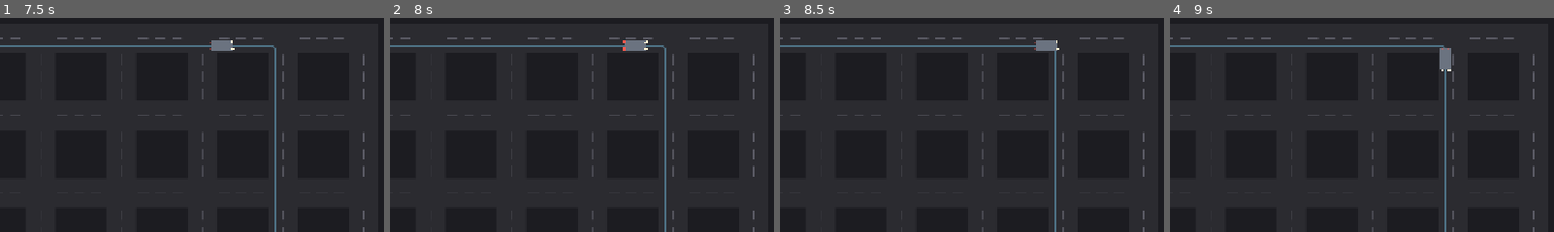
Above: before the commit, frames 1-4 (left to right).
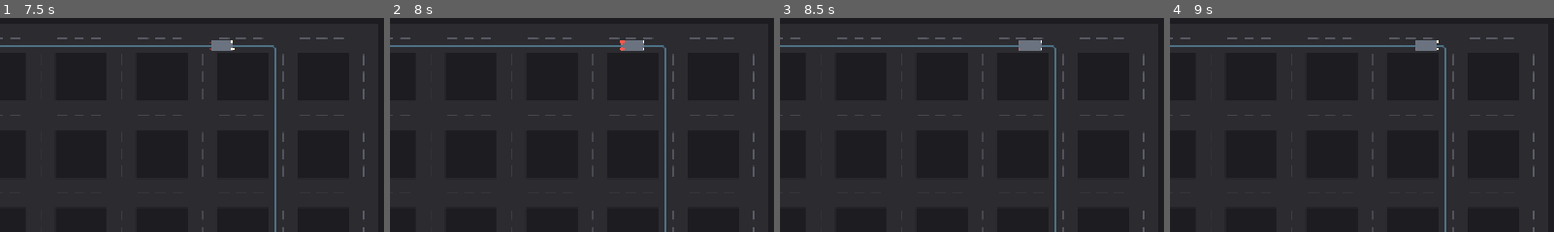
Above: after the commit, the same moments.

Repository: kristofsw/city-traffic-sim
Game: Godot game, scene res://scenes/main.tscn
Two runs of this game, one before a commit and one after it. Both use one fixed random seed, a clock stepped at 60 frames per second and the inputs below.
Inputs (mouse positions are % of the whole screen's width and height, from its top left):
- Up to frame 1 (7.5 s): tap Enter at 0.5, 2, 3.5 s; move the mouse to (72, 45) at 0.52 s; hold Shift 0.53-1.25 s; click (72, 45) at 0.67 s; tap Space at 1.25, 2.75, 4.25 s; drag from (30, 55) to (45, 70) at 1.27 s; move the mouse to (60, 28) at 2.02 s; tap Ctrl at 2.1, 6.6 s; click (60, 28) at 2.17 s; drag from (45, 70) to (20, 35) at 2.77 s; move the mouse to (80, 65) at 3.52 s; tap Alt at 3.6 s; click (80, 65) at 3.67 s; drag from (20, 35) to (35, 25) at 4.27 s; move the mouse to (55, 50) at 5.02 s; hold Shift 5.03-5.75 s; click (55, 50) at 5.17 s; drag from (35, 25) to (30, 55) at 5.77 s; move the mouse to (72, 45) at 6.52 s; click (72, 45) at 6.67 s; drag from (30, 55) to (45, 70) at 7.27 s
- Up to frame 2 (8 s): no input
- Up to frame 3 (8.5 s): move the mouse to (60, 28) at 8.02 s; tap Alt at 8.1 s; click (60, 28) at 8.17 s
- Up to frame 4 (9 s): drag from (45, 70) to (20, 35) at 8.77 s
The pictures show only the part of the screen within x 50-100%, y 0-50%; the shares and areas given below are measured in that part.

Frame 1 is identical in both runs. In frame 2, less than 0.1% of the frame differs, in the area x 59-68%, y 10-16%; in frame 3, 0.4%; in frame 4, 0.6%, in the area x 63-74%, y 10-25%.

Commit message:
fix: windowed turn look-ahead for single sustained corner slowdown
The two-point min(T(s), T(s+L)) missed an apex lying between the samples
and produced a W-shaped target: brake -> release -> brake, visible as a
double taillight flash. It also never enforced the configured corner
floor -- when the apex sat between the two samples both endpoints were
above the apex value, so the car sailed through fast.

Replace the two-point min with _turn_factor_windowed(s): the minimum of T
over the whole window [s, s+turn_look_ahead], i.e. the two endpoint
samples plus the apex factor for any bezier midpoint strictly inside the
interval. For the piecewise-linear triangle this is the true minimum,
yielding a trapezoidal target profile:

  - monotonic brake-in (single deceleration, single taillight flash)
  - flat floor at the apex factor while the apex is in the window
    (~60px / ~0.6s at the 20 px/s corner speed)
  - monotonic accel-out (gentle accel_rate spools back up lazily)

Bump turn_look_ahead 45 -> 60 px so braking starts a touch earlier and
the corner-speed floor is held a bit longer -- the slowdown now reads
clearly from further out.

Tests: +3 (windowed factor enforces apex floor when apex in window;
monotonic non-increasing brake-in regression guard; monotonic
non-decreasing accel-out). 48/48 green.

Diff:
--- a/project.godot
+++ b/project.godot
@@ -22,12 +22,12 @@
 window/size/viewport_height=720
 window/stretch/mode="canvas_items"
 
+[editor_plugins]
+
+enabled=PackedStringArray("res://addons/gut/plugin.cfg")
+
 [rendering]
 
 renderer/rendering_method="gl_compatibility"
 renderer/rendering_method.mobile="gl_compatibility"
 environment/defaults/default_clear_color=Color(0.11, 0.11, 0.13, 1)
-
-[editor_plugins]
-
-enabled=PackedStringArray("res://addons/gut/plugin.cfg")
--- a/scenes/vehicle.tscn
+++ b/scenes/vehicle.tscn
@@ -10,7 +10,7 @@
 decel_distance = 120.0
 turn_slowdown_factor = 0.5
 min_turn_speed_ratio = 0.25
-turn_look_ahead = 45.0
+turn_look_ahead = 60.0
 snap_distance = 5.0
 snap_speed_threshold = 15.0
 lane_offset = 12.0
--- a/scripts/vehicle_controller.gd
+++ b/scripts/vehicle_controller.gd
@@ -8,8 +8,9 @@
 ## Speed is not constant: the car accelerates from standstill at the start
 ## of each trip (S-curve ramp), decelerates to a stop at the destination,
 ## and slows proportionally to turn sharpness (apex-based: slowest in the
-## middle of each arc). Actual speed is rate-limited toward the target so
-## changes are always smooth. Taillights brighten when braking.
+## middle of each arc, with a windowed look-ahead so it brakes BEFORE the
+## turn and sustains the corner speed). Actual speed is rate-limited toward
+## the target so changes are always smooth. Taillights brighten when braking.
 
 signal arrived
 
@@ -23,7 +24,7 @@
 @export var decel_distance: float = 120.0  # px before destination to start braking
 @export var turn_slowdown_factor: float = 0.5  # speed reduction per radian of turn
 @export var min_turn_speed_ratio: float = 0.25  # never slower than this fraction in a turn
-@export var turn_look_ahead: float = 45.0  # px; look ahead for upcoming turns
+@export var turn_look_ahead: float = 60.0  # px; look ahead for upcoming turns
 @export var snap_distance: float = 5.0  # px; snap to arrival when this close
 @export var snap_speed_threshold: float = 15.0  # px/s; below this, snap to arrival
 @export var lane_offset: float = 12.0  # half-lane, right-hand drive
@@ -135,9 +136,14 @@
 ## - Apex-based turn slowdown with LOOK-AHEAD: we sample the turn factor at
 ##   the current position AND at `turn_look_ahead` px ahead, then keep the
 ##   lower of the two. This makes the car slow BEFORE entering a turn
-##   (anticipative braking) instead of only reacting once inside the arc.
-##   Recovery after the turn is governed by the gentle accel_rate, so the
-##   car spools back up lazily rather than snapping to cruise.
+## - Apex-based turn slowdown with a WINDOWED look-ahead: we take the
+##   minimum turn factor over the whole window [s, s + turn_look_ahead].
+##   This makes the car slow BEFORE entering a turn (anticipative braking)
+##   and sustain the corner speed while the apex is in the window, then
+##   spool back up lazily via the gentle accel_rate. A two-point min would
+##   miss an apex between the samples and produce a W-shaped target
+##   (brake -> release -> brake, i.e. a double taillight flash); the
+##   windowed min yields a trapezoid -- single sustained slowdown.
 ## The START acceleration is handled by accel_rate itself (the car ramps up
 ## from 0 naturally), so no start_factor is needed -- this avoids a
 ## chicken-and-egg trap where target=0 at s=0 prevents the car from ever
@@ -149,8 +155,10 @@
 	var end_factor: float = 1.0
 	if _eff_decel > 0.001:
 		end_factor = _smoothstep((total_length - s_pos) / _eff_decel)
-	# Turn slowdown with look-ahead: take the lower of "now" and "ahead".
-	var turn_factor: float = min(_turn_factor_at(s_pos), _turn_factor_at(s_pos + turn_look_ahead))
+	# Turn slowdown with a WINDOWED look-ahead: minimum of T over
+	# [s_pos, s_pos + turn_look_ahead]. A trapezoidal target profile
+	# (monotonic brake-in, flat floor, monotonic accel-out) -- no W-shape.
+	var turn_factor: float = _turn_factor_windowed(s_pos)
 	return max_speed * end_factor * turn_factor
 
 
@@ -177,6 +185,29 @@
 	var apex_weight: float = 1.0 - abs(progress - 0.5) * 2.0
 	var factor: float = 1.0 - turn_angle * turn_slowdown_factor * apex_weight
 	return max(factor, min_turn_speed_ratio)
+
+
+## Minimum turn factor over the window [s_pos, s_pos + turn_look_ahead].
+## For the piecewise-linear triangle T, the minimum over an interval is the
+## minimum of: the two endpoint samples, plus the triangle apex value for
+## any apex (bezier midpoint) lying strictly inside the interval. This
+## produces a trapezoidal target profile (monotonic brake-in, flat floor at
+## the apex factor, monotonic accel-out) instead of the W-shape a two-point
+## min would give -- so the car brakes once and sustains the corner speed.
+func _turn_factor_windowed(s_pos: float) -> float:
+	var s_end: float = s_pos + turn_look_ahead
+	var best: float = _turn_factor_at(s_pos)
+	best = min(best, _turn_factor_at(s_end))
+	# Any bezier apex (segment midpoint) strictly inside (s_pos, s_end)
+	# contributes its apex factor -- the floor the corner enforces.
+	for i in segments.size():
+		var seg: TrajectorySegment = segments[i]
+		if seg.curvature_at(0.0) <= 0.001:
+			continue
+		var apex_arc: float = seg_start_arc[i] + seg.length / 2.0
+		if apex_arc > s_pos and apex_arc < s_end:
+			best = min(best, _turn_factor_at(apex_arc))
+	return best
 
 
 ## Smoothstep: S-curve interpolation. Zero derivative at t=0 and t=1
--- a/tests/unit/test_vehicle_logic.gd
+++ b/tests/unit/test_vehicle_logic.gd
@@ -94,7 +94,7 @@
 	vc.max_speed = 80.0
 	vc.turn_slowdown_factor = 0.5
 	vc.min_turn_speed_ratio = 0.25
-	vc.turn_look_ahead = 45.0
+	vc.turn_look_ahead = 60.0
 	vc.decel_distance = 9999.0  # push end-ramp far away so it doesn't interfere
 	_setup_line_then_bezier(vc)
 	# At the END of the LineSeg (just before the bezier), with no look-ahead the
@@ -108,6 +108,87 @@
 	# And it should be strictly less than the turn factor at the current
 	# position alone (1.0 on the line) would give -- i.e. max_speed.
 	assert_lt(target, vc.max_speed * 1.0, "target should be pulled below max_speed")
+
+
+func test_windowed_factor_enforces_apex_floor() -> void:
+	var vc := VehicleController.new()
+	autofree(vc)
+	vc.turn_slowdown_factor = 0.5
+	vc.min_turn_speed_ratio = 0.25
+	vc.turn_look_ahead = 60.0
+	_setup_line_then_bezier(vc)
+	# Place the window so the bezier apex is strictly inside it: start on the
+	# line, 20px before the arc. The apex is at seg_start_arc[1] + length/2.
+	var arc_start: float = vc.seg_start_arc[1]
+	var apex_arc: float = arc_start + vc.segments[1].length / 2.0
+	var s: float = apex_arc - 20.0
+	# The two-point min(T(s), T(s+L)) would miss the apex (both endpoints sit
+	# on the sides of the V, above the apex value). The windowed min must clamp
+	# to the apex factor -- the real corner floor.
+	var windowed: float = vc._turn_factor_windowed(s)
+	var apex_factor: float = vc._turn_factor_at(apex_arc)
+	assert_almost_eq(
+		windowed,
+		apex_factor,
+		0.001,
+		"windowed factor should clamp to apex floor when apex in window"
+	)
+	assert_lt(
+		windowed,
+		vc._turn_factor_at(s),
+		"windowed factor should be below the entry-side endpoint sample"
+	)
+	assert_lt(
+		windowed,
+		vc._turn_factor_at(s + vc.turn_look_ahead),
+		"windowed factor should be below the exit-side endpoint sample"
+	)
+
+
+func test_windowed_factor_monotonic_brake_in() -> void:
+	# Regression guard against the W-shape / double brake: as the car
+	# approaches a turn, _turn_factor_windowed(s) must be NON-INCREASING.
+	var vc := VehicleController.new()
+	autofree(vc)
+	vc.turn_slowdown_factor = 0.5
+	vc.min_turn_speed_ratio = 0.25
+	vc.turn_look_ahead = 60.0
+	_setup_line_then_bezier(vc)
+	# Walk s from the start of the line to the arc entry in 5px steps.
+	var prev: float = vc._turn_factor_windowed(0.0)
+	var s: float = 5.0
+	var arc_start: float = vc.seg_start_arc[1]
+	while s <= arc_start:
+		var cur: float = vc._turn_factor_windowed(s)
+		assert_true(
+			cur <= prev + 0.0001,
+			"windowed factor should be non-increasing while approaching turn (s=%.1f)" % s
+		)
+		prev = cur
+		s += 5.0
+
+
+func test_windowed_factor_monotonic_accel_out() -> void:
+	# After the apex leaves the window, _turn_factor_windowed(s) must be
+	# NON-DECREASING -- the car spools back up toward cruise, single release.
+	var vc := VehicleController.new()
+	autofree(vc)
+	vc.turn_slowdown_factor = 0.5
+	vc.min_turn_speed_ratio = 0.25
+	vc.turn_look_ahead = 60.0
+	_setup_line_then_bezier(vc)
+	# Start just after the apex has left the window: s > apex_arc.
+	var apex_arc: float = vc.seg_start_arc[1] + vc.segments[1].length / 2.0
+	var s: float = apex_arc + 5.0
+	var prev: float = vc._turn_factor_windowed(s)
+	s += 5.0
+	while s <= vc.total_length:
+		var cur: float = vc._turn_factor_windowed(s)
+		assert_true(
+			cur >= prev - 0.0001, "windowed factor should be non-decreasing after apex (s=%.1f)" % s
+		)
+		prev = cur
+		s += 5.0
 
 
 ## Build a LineSeg (100px) followed by a 90-degree BezierSeg arc and wire up
Not shown, changed: ARCHITECTURE.md
Not shown, changed: README.md
